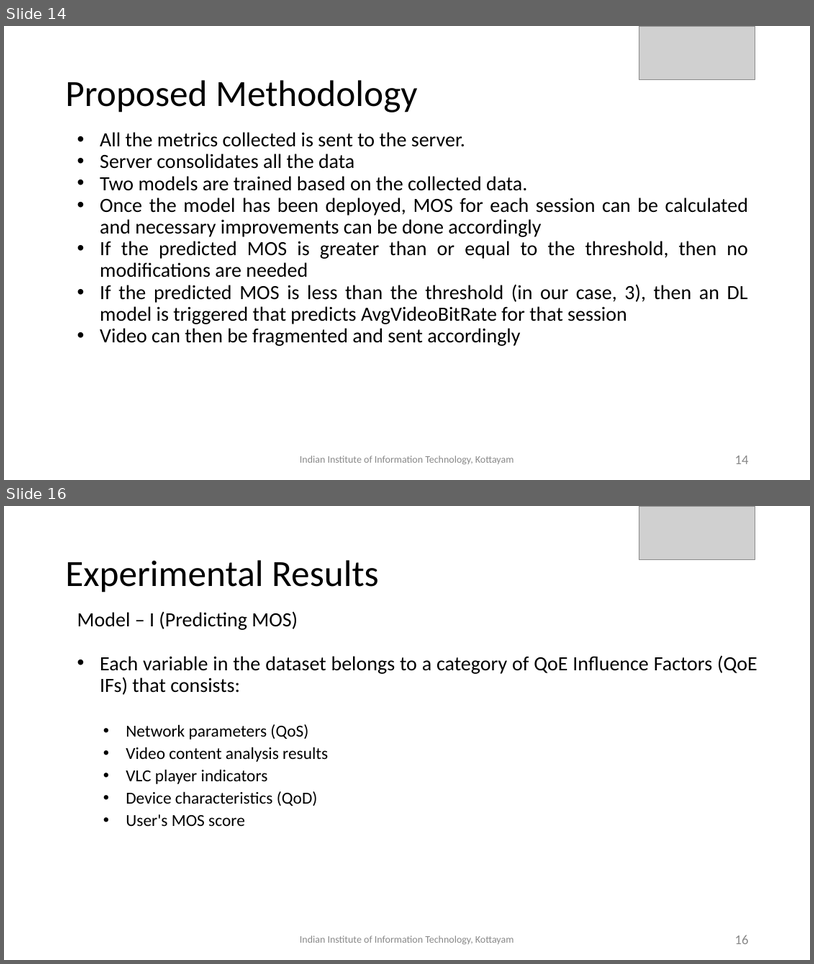
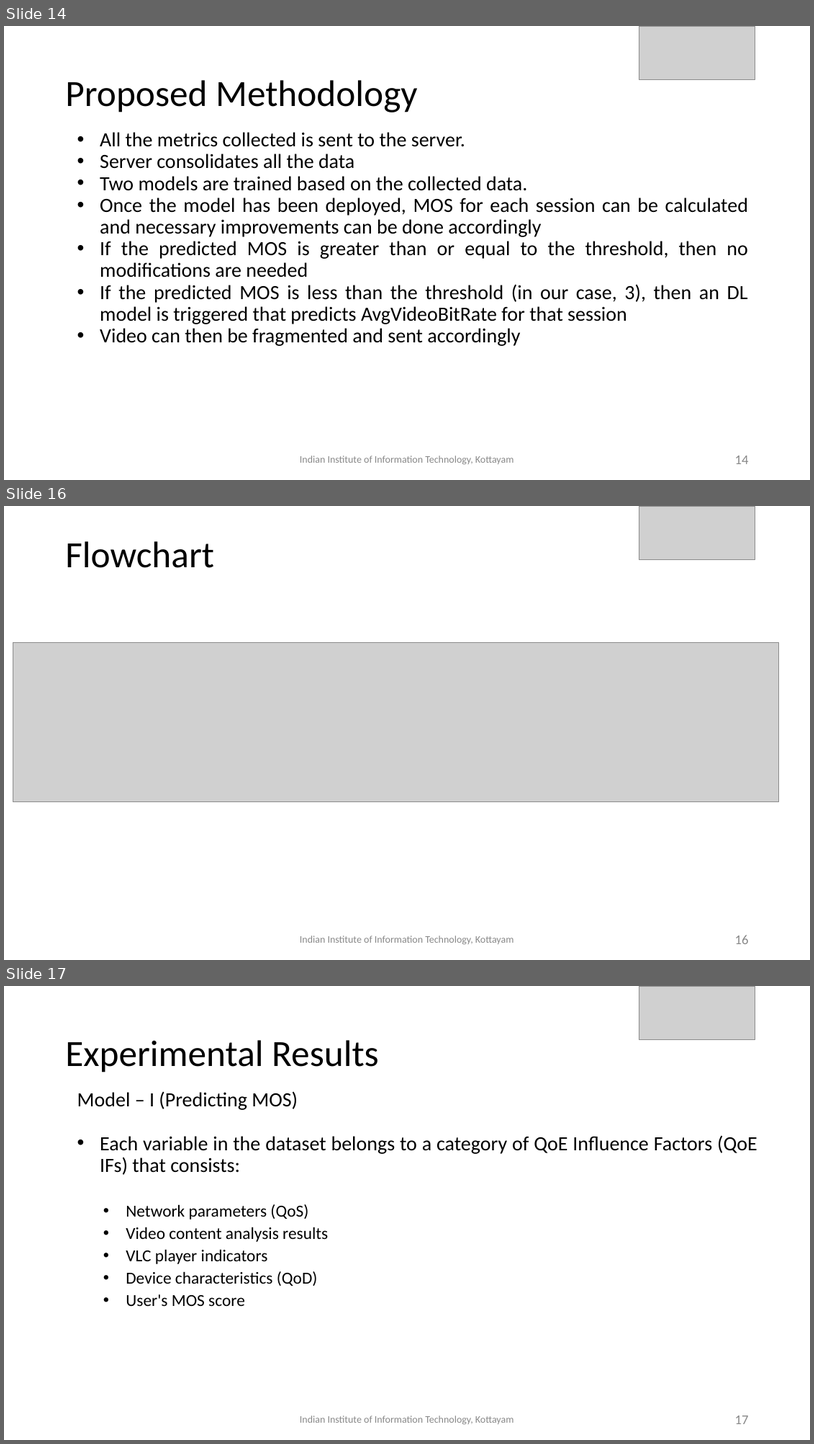
Before and after one commit to tharun-vemula/btp, a slide deck: presentations/BTP_Review_4_38.pptx. Shown one above the other, each under a label of ours: slides 14 and 16 before the commit, slides 14, 16 and 17 after it; the slides between them are not shown. The pictures are 814x964 and 814x1444 pixels, drawn with LibreOffice and Linux fonts; fonts in the diff are those of the drawing; grey boxes stand for pictures. Boxes give left, top, right and bottom in pixels: in the first picture for what was removed or moved away, otherwise in the second. Text is boxed around its words. In the diff, an @@ line names an element or a change of style, - is before the commit and + after.

```diff
--- a/presentations/BTP_Review_4_38.pptx
+++ b/presentations/BTP_Review_4_38.pptx
@@ slide 16 added at bbox=[4, 506, 810, 960], background #FFFFFF @@
@@ picture added at bbox=[639, 506, 756, 560] @@
@@ title added at bbox=[65, 541, 214, 568], 44 pt, text #000000 @@
+Flowchart
@@ picture added at bbox=[13, 643, 779, 803] @@
@@ text added at bbox=[300, 935, 514, 944], 12 pt, text #888888 @@
+Indian Institute of Information Technology, Kottayam
@@ page number added at bbox=[736, 934, 749, 944], 16 pt, text #888888 @@
+16
@@ what was slide 16 is now slide 17 @@
@@ page number at bbox=[736, 1415, 749, 1424]: text changed @@
-16
+17
```
Also in this commit, not shown: 4 slides changed.
